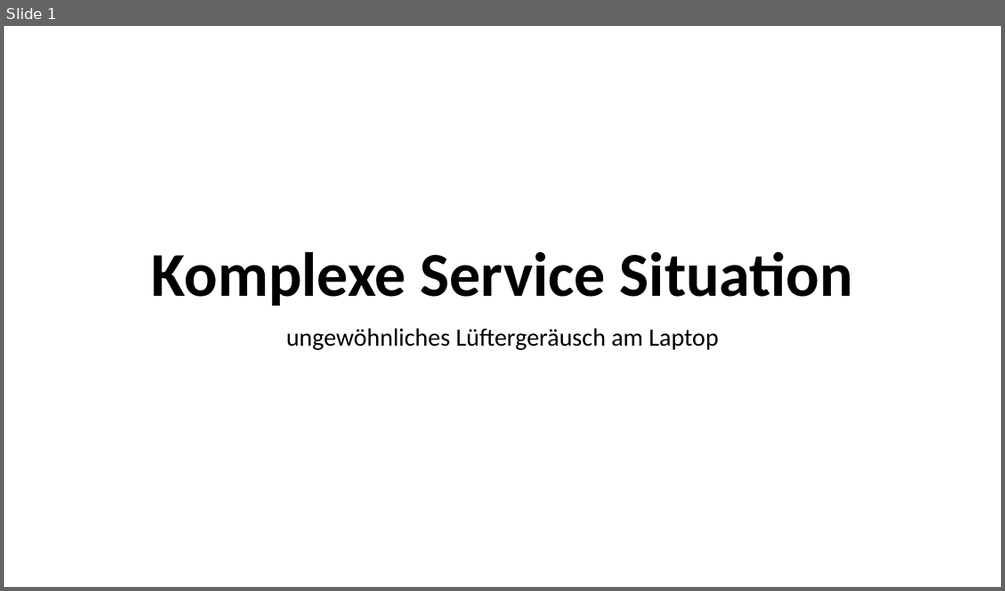
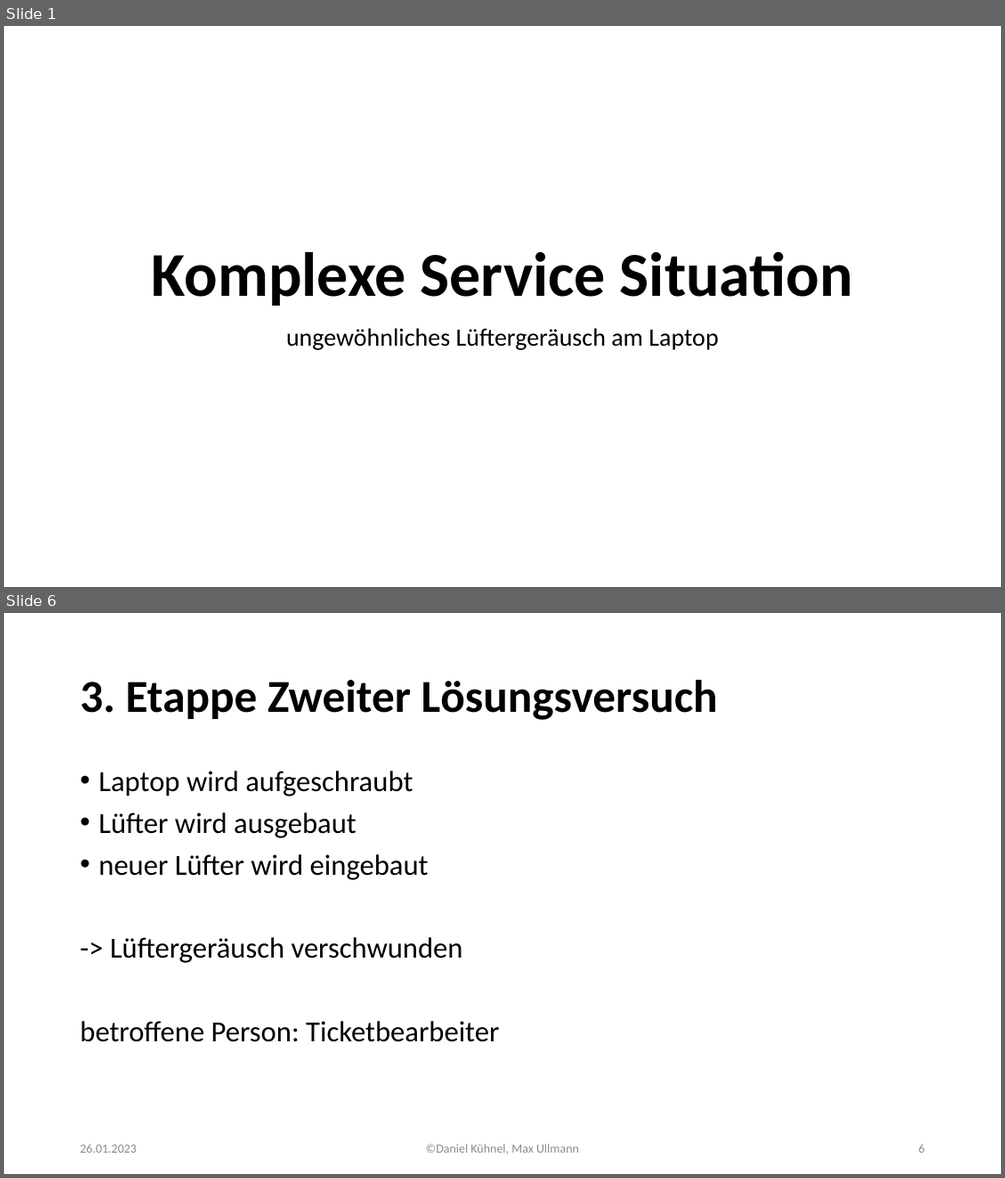
Before and after one commit to someKumo/lf6-hoechst-komplexer-service, a slide deck: Komplexe_Service_Situation.pptx. Shown one above the other, each under a label of ours: slide 1 before the commit, slides 1 and 6 after it; the slides between them are not shown. The pictures are 1005x591 and 1005x1178 pixels, drawn with LibreOffice and Linux fonts; fonts in the diff are those of the drawing. Boxes give left, top, right and bottom in pixels: in the first picture for what was removed or moved away, otherwise in the second. Text is boxed around its words. In the diff, an @@ line names an element or a change of style, - is before the commit and + after.

```diff
--- a/Komplexe_Service_Situation.pptx
+++ b/Komplexe_Service_Situation.pptx
@@ slide 6 added at (4,613,1001,1174), background #FFFFFF @@
@@ title added at (80,680,718,720), 44 pt, text #000000, bold @@
+3. Etappe Zweiter Lösungsversuch
@@ text added at (80,771,499,1042), 28 pt, text #000000 @@
+• Laptop wird aufgeschraubt
+• Lüfter wird ausgebaut
+• neuer Lüfter wird eingebaut
+-> Lüftergeräusch verschwunden
+betroffene Person: Ticketbearbeiter
@@ text added at (80,1144,137,1152), 12 pt, text #8C8C8C @@
+26.01.2023
@@ text added at (426,1143,579,1153), 12 pt, text #8C8C8C @@
+©Daniel Kühnel, Max Ullmann
@@ page number added at (918,1144,924,1152), 12 pt, text #8C8C8C @@
+6
```
Also in this commit, not shown: 6 other slides added, 1 slide removed.
